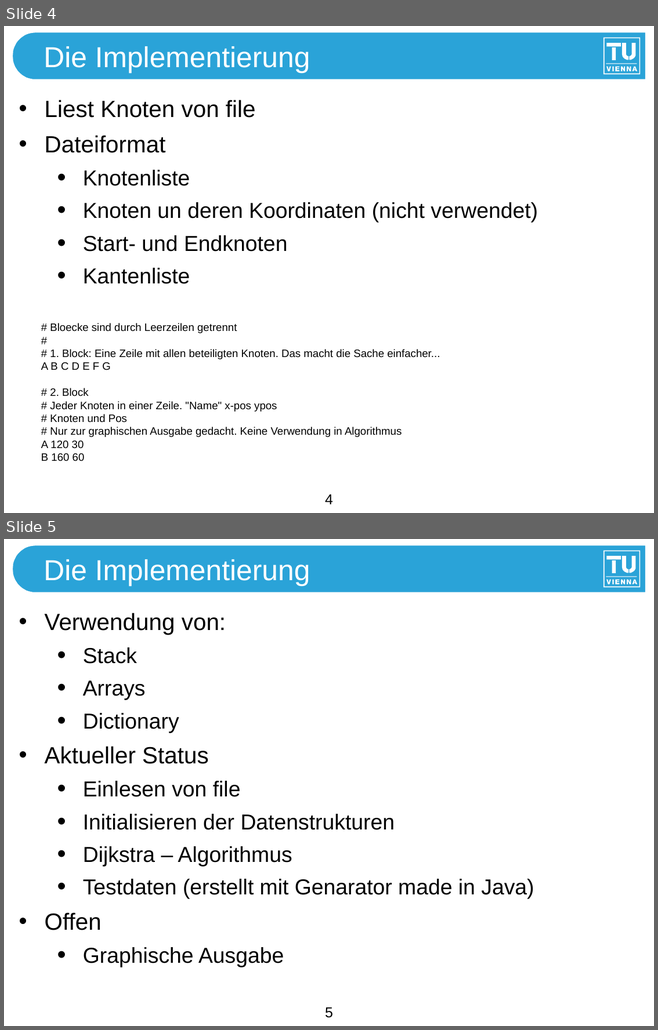
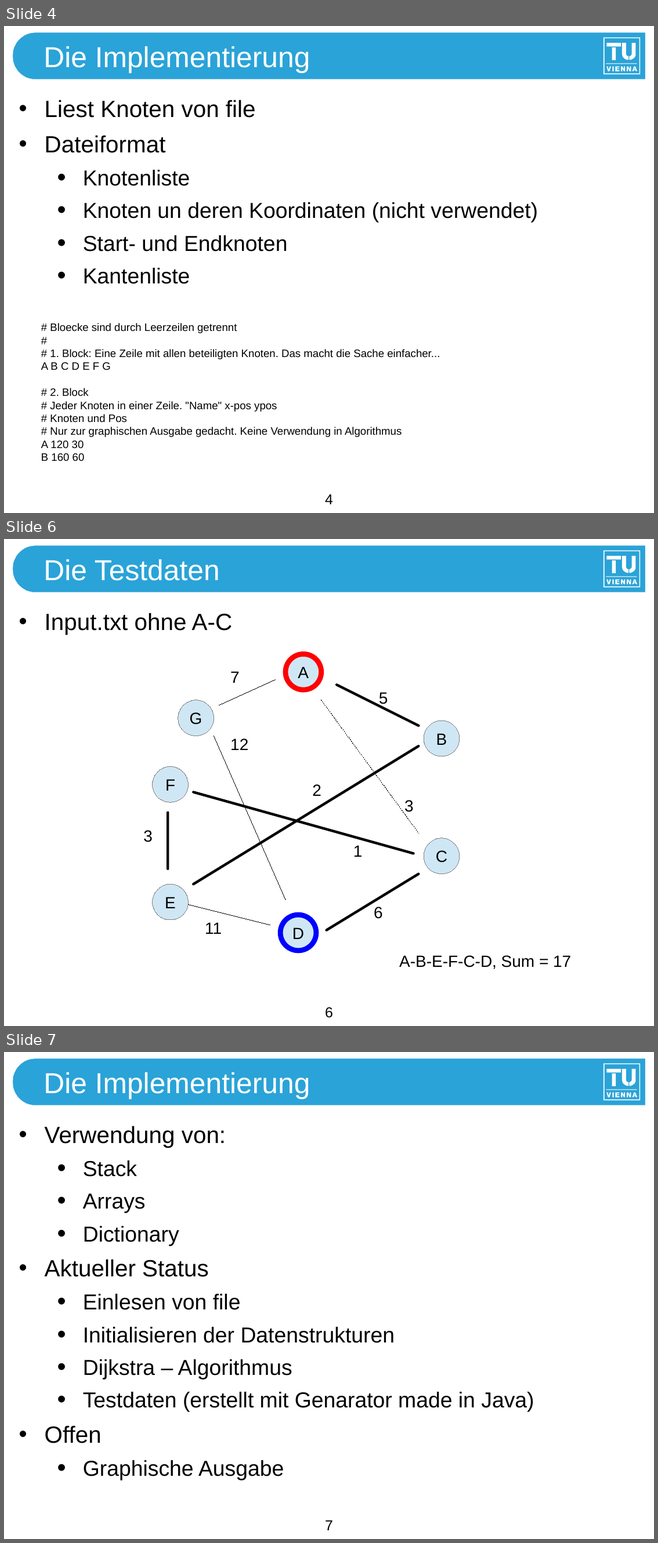
Before and after one commit to karo1205/Stackbasierte-Sprachen, a slide deck: Präsentation 2/Stack-Disjkstra 20.12.2013.odp. Shown one above the other, each under a label of ours: slides 4 and 5 before the commit, slides 4, 6 and 7 after it; the slides between them are not shown. The pictures are 658x1030 and 658x1543 pixels, drawn with LibreOffice and Linux fonts; fonts in the diff are those of the drawing. Boxes give left, top, right and bottom in pixels: in the first picture for what was removed or moved away, otherwise in the second. Text is boxed around its words. In the diff, an @@ line names an element or a change of style, - is before the commit and + after.

Commit message:
Presentation update

```diff
--- a/Präsentation 2/Stack-Disjkstra 20.12.2013.odp
+++ b/Präsentation 2/Stack-Disjkstra 20.12.2013.odp
@@ slide 6 added at (x1=4, y1=539, x2=654, y2=1026), background #FFFFFF; not listed: 14 template elements that a slide beside it also shows @@
@@ title added at (x1=43, y1=559, x2=220, y2=581), 32 pt, text #FFFFFF @@
+Die Testdaten
@@ text added at (x1=45, y1=613, x2=233, y2=635), 26 pt, text #000000 @@
+• Input.txt ohne A-C
@@ ellipse added at (x1=285, y1=654, x2=321, y2=690), fill #CFE7F5, outline #FF0000 5.67 pt, 18 pt, text #000000 @@
+A
@@ text added at (x1=230, y1=671, x2=239, y2=683), 18 pt, text #000000 @@
+7
@@ line added from (275, 680) to (219, 705), #000000 0 pt @@
@@ line added from (336, 685) to (419, 725), #000000 2.83 pt @@
@@ text added at (x1=379, y1=692, x2=388, y2=707), 18 pt, text #000000 @@
+5
@@ ellipse added at (x1=178, y1=700, x2=214, y2=736), fill #CFE7F5, outline #808080 0 pt, 18 pt, text #000000 @@
+G
@@ line added from (321, 700) to (419, 833), #000000 0 pt @@
@@ ellipse added at (x1=424, y1=721, x2=459, y2=756), fill #CFE7F5, outline #808080 0 pt, 18 pt, text #000000 @@
+B
@@ line added from (193, 884) to (419, 746), #000000 2.83 pt @@
@@ line added from (285, 900) to (214, 736), #000000 0 pt @@
@@ text added at (x1=230, y1=739, x2=248, y2=750), 18 pt, text #000000 @@
+12
@@ ellipse added at (x1=152, y1=766, x2=188, y2=802), fill #CFE7F5, outline #808080 0 pt, 18 pt, text #000000 @@
+F
@@ line added from (193, 792) to (413, 853), #000000 2.83 pt @@
@@ text added at (x1=312, y1=784, x2=321, y2=796), 18 pt, text #000000 @@
+2
@@ line added from (168, 813) to (168, 869), #000000 2.83 pt @@
@@ text added at (x1=404, y1=800, x2=413, y2=815), 18 pt, text #000000 @@
+3
@@ text added at (x1=143, y1=830, x2=152, y2=842), 18 pt, text #000000 @@
+3
@@ text added at (x1=353, y1=845, x2=362, y2=857), 18 pt, text #000000 @@
+1
@@ ellipse added at (x1=424, y1=838, x2=459, y2=874), fill #CFE7F5, outline #808080 0 pt, 18 pt, text #000000 @@
+C
@@ ellipse added at (x1=152, y1=884, x2=188, y2=919), fill #CFE7F5, outline #808080 0 pt, 18 pt, text #000000 @@
+E
@@ line added from (326, 930) to (419, 874), #000000 2.83 pt @@
@@ line added from (188, 905) to (270, 925), #000000 0 pt @@
@@ ellipse added at (x1=280, y1=915, x2=316, y2=951), fill #CFE7F5, outline #0000FF 5.67 pt, 18 pt, text #000000 @@
+D
@@ text added at (x1=373, y1=907, x2=383, y2=919), 18 pt, text #000000 @@
+6
@@ text added at (x1=205, y1=922, x2=221, y2=934), 18 pt, text #000000 @@
+11
@@ text added at (x1=399, y1=955, x2=571, y2=969), 18 pt, text #000000 @@
+A-B-E-F-C-D, Sum = 17
@@ page number added at (x1=325, y1=1007, x2=333, y2=1018), 16 pt, text #000000 @@
+6
@@ what was slide 5 is now slide 7 @@
@@ page number at (x1=325, y1=1521, x2=333, y2=1530): text changed @@
-5
+7
```
Also in this commit, not shown: 1 other slide added, 2 other files.
